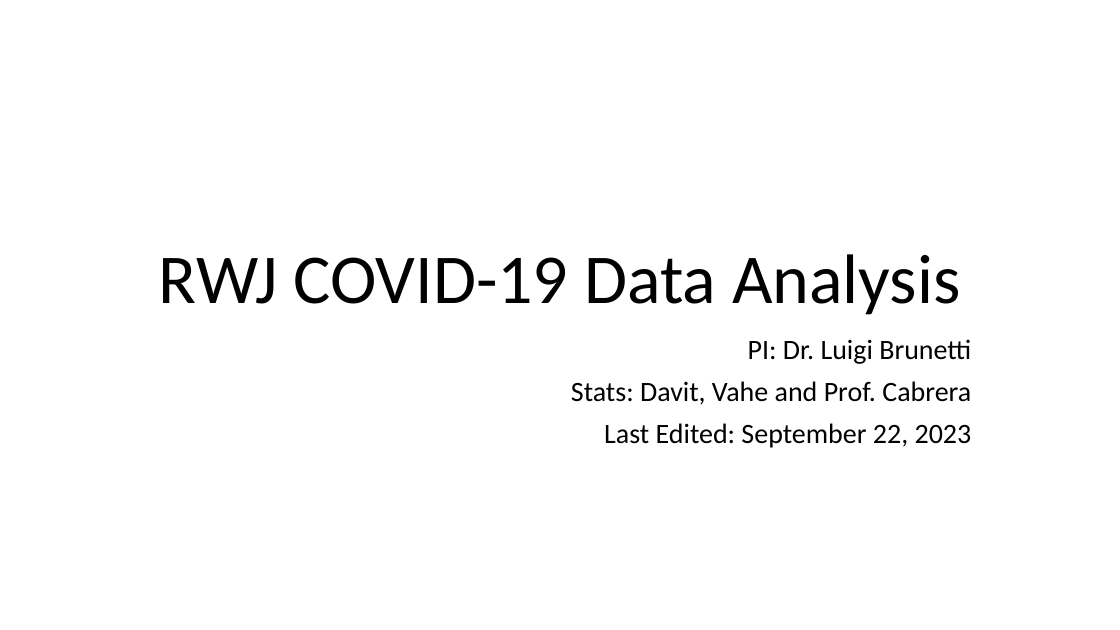
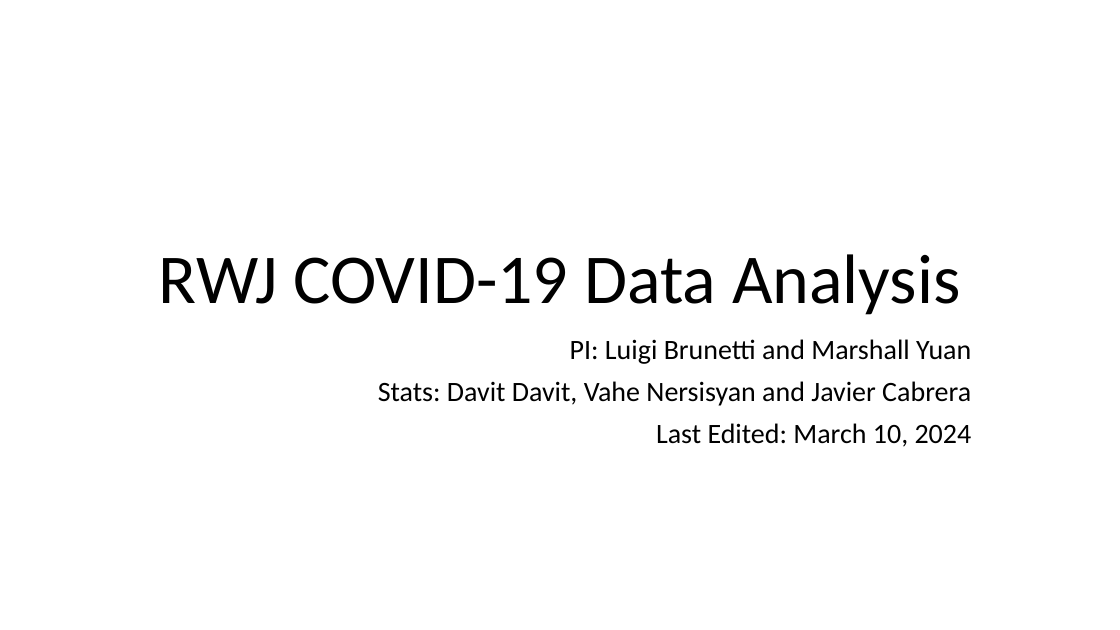
Before and after one commit to sargdavid/luigi_covid19, a slide deck: slide 1 of Output/Lu COVID19 Report/Luigi Brunetti COVID19 Data Analysis V2.pptx. Drawn at 1120x630 pixels with LibreOffice and Linux fonts; fonts in the diff are those of the drawing. Boxes give left, top, right and bottom in pixels: in the first picture for what was removed or moved away, otherwise in the second. Text is boxed around its words. In the diff, an @@ line names an element or a change of style, - is before the commit and + after.

Commit message:
Added two-part model analysis of ELISA.

```diff
--- a/Output/Lu COVID19 Report/Luigi Brunetti COVID19 Data Analysis V2.pptx
+++ b/Output/Lu COVID19 Report/Luigi Brunetti COVID19 Data Analysis V2.pptx
@@ subtitle at [378, 339, 972, 447]: text changed @@
-PI: Dr. Luigi Brunetti
-Stats: Davit, Vahe and Prof. Cabrera
-Last Edited: September 22, 2023
+PI: Luigi Brunetti and Marshall Yuan
+Stats: Davit Davit, Vahe Nersisyan and Javier Cabrera
+Last Edited: March 10, 2024
```
Also in this commit, not shown: 4 slides added, 11 other files.
